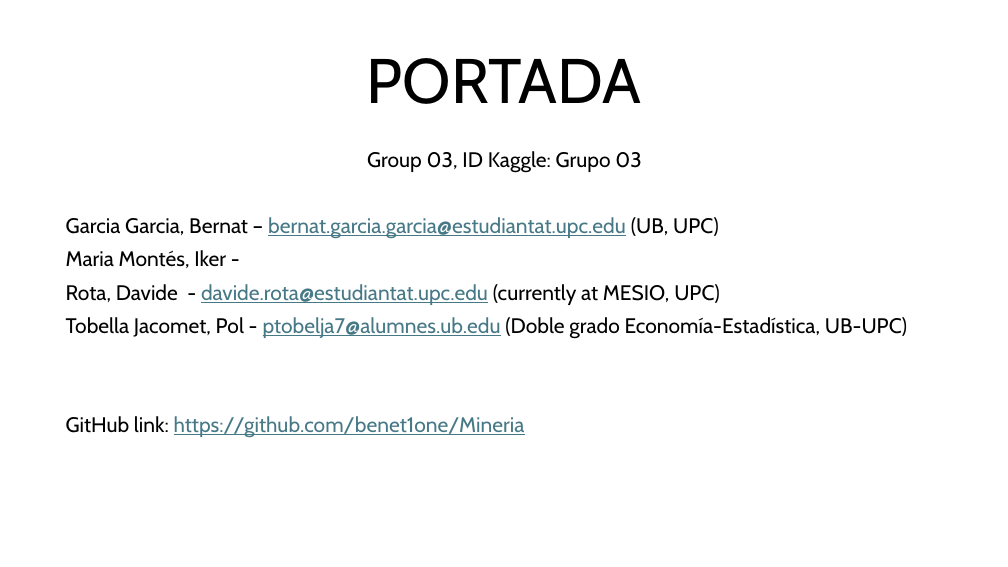
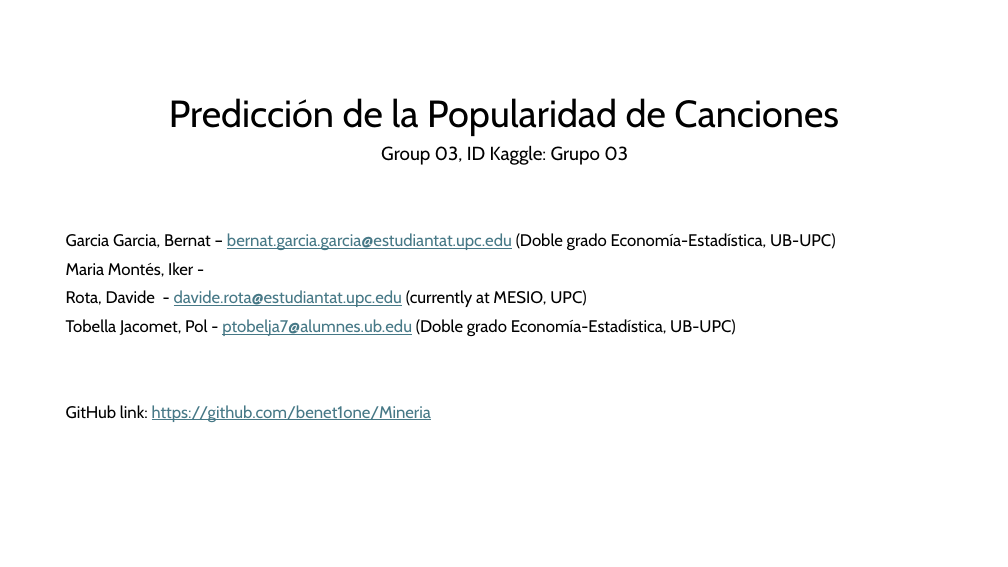
Before and after one commit to benet1one/Mineria, a slide deck: slide 1 of Report_definitivo.pptx. Drawn at 1008x567 pixels with LibreOffice and Linux fonts; fonts in the diff are those of the drawing. Boxes give left, top, right and bottom in pixels: in the first picture for what was removed or moved away, otherwise in the second. Text is boxed around its words. In the diff, an @@ line names an element or a change of style, - is before the commit and + after.

```diff
--- a/Report_definitivo.pptx
+++ b/Report_definitivo.pptx
@@ title at [169,98,839,136]: text changed; size 60 to 36 pt @@
-PORTADA
+Predicción de la Popularidad de Canciones
@@ subtitle at [66,145,736,422]: size 20 to 18 pt in "Group 03, ID Kaggle: Grupo 03"; size 20 to 16 pt in "Maria Montés, Iker -", "Rota, Davide - davide.rota@estudiantat.upc.edu (currently at ...", "Tobella Jacomet, Pol - ptobelja7@alumnes.ub.edu (Doble grado ...", "GitHub link: https://github.com/benet1one/Mineria" @@
@@ subtitle at [66,233,836,250]: text changed; size 20 to 16 pt; text colour #467886 to #000000 @@
-Garcia Garcia, Bernat – bernat.garcia.garcia@estudiantat.upc.edu (UB, UPC)
+Garcia Garcia, Bernat – bernat.garcia.garcia@estudiantat.upc.edu (Doble grado Economía-Estadística, UB-UPC)
```
Also in this commit, not shown: 6 other slides changed.
